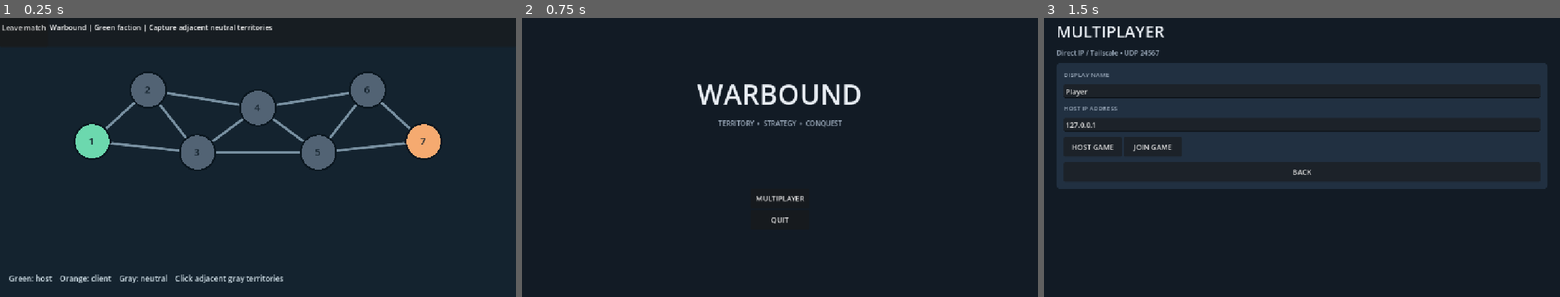
Above: before the commit, frames 1-3 (left to right).
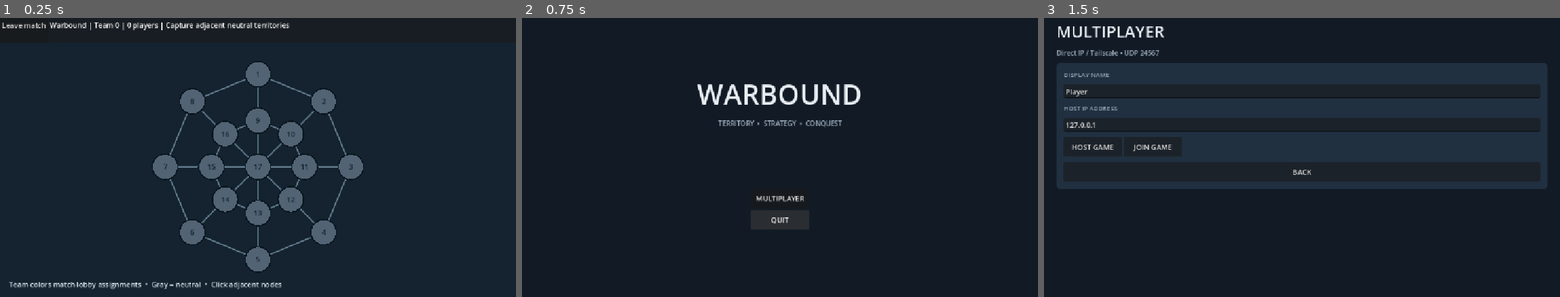
Above: after the commit, the same moments.

Repository: Allumnium/krangblade
Game: Godot game, scene res://scenes/match.tscn
Two runs of this game, one before a commit and one after it. Both use one fixed random seed, a clock stepped at 60 frames per second and the inputs below. This scene is started directly instead of the project's main scene.
Inputs:
- Up to frame 1 (0.25 s): no input
- Up to frame 2 (0.75 s): click "Leave match" at 0.5 s
- Up to frame 3 (1.5 s): click "MULTIPLAYER" at 1.25 s

The runs differ from the first frame. In frame 1, 13% of the frame differs, in the area x 0-86%, y 1-98%; in frame 2, less than 0.1%; in frame 3, nothing differs.

Commit message:
Support up to eight players with flexible teams
* Support 2–8 players and unrestricted team assignments

* Resolve match session dynamically for standalone GDScript validation

Diff:
--- a/project.godot
+++ b/project.godot
@@ -7,6 +7,9 @@
 config/features=PackedStringArray("4.7", "GL Compatibility")
 config/description="A multiplayer territory-control RTS prototype."
 
+[autoload]
+MatchSession="*res://scripts/match_session.gd"
+
 [display]
 window/size/viewport_width=1152
 window/size/viewport_height=648
--- /dev/null
+++ b/scripts/lobby_rules.gd
@@ -0,0 +1,36 @@
+extends RefCounted
+# Pure, headless-testable rules. Team numbers are independent of player slots.
+const MAX_PLAYERS: int = 8
+const MAP_NODE_COUNT: int = 17
+
+static func valid_team(team: int) -> bool:
+    return team >= 1 and team <= MAX_PLAYERS
+
+static func ordered_peers(players: Dictionary) -> Array[int]:
+    var ids: Array[int] = []
+    for key in players.keys():
+        ids.append(int(key))
+    ids.sort()
+    return ids
+
+static func can_start(players: Dictionary) -> bool:
+    if players.size() < 2 or players.size() > MAX_PLAYERS or not players.has(1):
+        return false
+    for entry in players.values():
+        if not entry is Dictionary:
+            return false
+        if not bool(entry.get("ready", false)):
+            return false
+        if not valid_team(int(entry.get("team", 0))):
+            return false
+    return true
+
+static func starting_owners(players: Dictionary) -> Array[int]:
+    var owners: Array[int] = []
+    owners.resize(MAP_NODE_COUNT)
+    owners.fill(0)
+    var peers: Array[int] = ordered_peers(players)
+    for seat in range(mini(peers.size(), MAX_PLAYERS)):
+        var entry: Dictionary = players[peers[seat]]
+        owners[seat] = int(entry.get("team", 0))
+    return owners
--- a/scripts/main.gd
+++ b/scripts/main.gd
@@ -1,7 +1,8 @@
 extends Control
 
 const PORT: int = 24567
-const MAX_PLAYERS: int = 2
+const MAX_PLAYERS: int = 8
+const RULES = preload("res://scripts/lobby_rules.gd")
 const MAX_CHAT: int = 250
 const BACKGROUND := Color("#121b25")
 const PANEL := Color("#213041")
@@ -133,10 +134,10 @@
         _multiplayer_menu()
         return
     multiplayer.multiplayer_peer = peer
-    players = {1: {"name": player_name, "ready": true}}
+    players = {1: {"name": player_name, "ready": true, "team": 1}}
     history.clear()
     last_message.clear()
-    status = "Waiting for a player."
+    status = "Waiting for players."
     _lobby()
 
 func _join() -> void:
@@ -183,7 +184,7 @@
     info.add_spacer(false)
     info.add_child(_text("MATCH SETTINGS", 23))
     info.add_child(_text("Territory Control • Prototype Map", 16, MUTED))
-    info.add_child(_text("2 player slots", 16, MUTED))
+    info.add_child(_text("2–8 players • 1–8 teams • Any arrangement", 15, MUTED))
     ready_button = _button("READY", _toggle_ready)
     info.add_child(ready_button)
     start_button = _button("START MATCH", _start)
@@ -215,13 +216,30 @@
     for child in roster.get_children():
         roster.remove_child(child)
         child.queue_free()
-    for id in players.keys():
+    for id in RULES.ordered_peers(players):
         var data: Dictionary = players[id]
-        var role: String = "HOST" if int(id) == 1 else "GUEST"
+        var role: String = "HOST" if id == 1 else "GUEST"
         var state: String = "READY" if bool(data.get("ready", false)) else "NOT READY"
-        roster.add_child(_text("%s  •  %s  •  %s" % [str(data.get("name", "Player")), role, state], 16))
-    for slot in range(MAX_PLAYERS - players.size()):
-        roster.add_child(_text("EMPTY SLOT", 16, MUTED))
+        var row := HBoxContainer.new()
+        row.add_theme_constant_override("separation", 8)
+        roster.add_child(row)
+        var title := _text("%s  •  %s" % [str(data.get("name", "Player")), role], 15)
+        title.size_flags_horizontal = Control.SIZE_EXPAND_FILL
+        title.clip_text = true
+        row.add_child(title)
+        var selector := OptionButton.new()
+        selector.custom_minimum_size.x = 96
+        for team in range(1, MAX_PLAYERS + 1):
+            selector.add_item("Team %d" % team)
+        selector.select(clampi(int(data.get("team", 1)) - 1, 0, MAX_PLAYERS - 1))
+        selector.disabled = connecting or (not multiplayer.is_server() and id != multiplayer.get_unique_id())
+        selector.item_selected.connect(_team_selected.bind(id))
+        row.add_child(selector)
+        var flag := _text(state, 12, MUTED)
+        flag.custom_minimum_size.x = 80
+        row.add_child(flag)
+    for _slot in range(MAX_PLAYERS - players.size()):
+        roster.add_child(_text("EMPTY SLOT", 14, MUTED))
     status_label.text = status
     ready_button.visible = not multiplayer.is_server() and not connecting
     var self_data: Dictionary = players.get(multiplayer.get_unique_id(), {})
@@ -239,12 +257,41 @@
         chat_log.add_text(str(item.get("text", "")) + "\n")
 
 func _can_start() -> bool:
-    if not multiplayer.is_server() or players.size() != MAX_PLAYERS:
-        return false
-    for data in players.values():
-        if not bool(data.get("ready", false)):
-            return false
-    return true
+    return multiplayer.is_server() and RULES.can_start(players)
+
+func _team_selected(index: int, id: int) -> void:
+    var team: int = index + 1
+    if not RULES.valid_team(team):
+        return
+    if multiplayer.is_server():
+        _change_team(id, team)
+    elif not connecting and id == multiplayer.get_unique_id():
+        _request_team.rpc_id(1, team)
+
+@rpc("any_peer", "call_remote", "reliable")
+func _request_team(team: int) -> void:
+    if not multiplayer.is_server():
+        return
+    var sender: int = multiplayer.get_remote_sender_id()
+    _change_team(sender, team)
+
+func _change_team(id: int, team: int) -> void:
+    if not multiplayer.is_server() or not players.has(id) or not RULES.valid_team(team):
+        return
+    var data: Dictionary = players[id]
+    if int(data.get("team", 1)) == team:
+        return
+    data["team"] = team
+    players[id] = data
+    # Any team change invalidates previous ready confirmations.
+    for peer_id in players.keys():
+        if int(peer_id) == 1:
+            continue
+        var entry: Dictionary = players[peer_id]
+        entry["ready"] = false
+        players[peer_id] = entry
+    status = "Teams changed. Players must ready up again."
+    _broadcast_roster()
 
 func _connected() -> void:
     connecting = false
@@ -279,6 +326,7 @@
     players.clear()
     history.clear()
     last_message.clear()
+    get_node("/root/MatchSession").call("clear_roster")
 
 func _leave() -> void:
     _disconnect()
@@ -295,7 +343,13 @@
     var clean: String = wanted_name.replace("\n", " ").replace("\r", " ").strip_edges().substr(0, 24)
     if clean.is_empty():
         clean = "Player"
-    players[sender] = {"name": clean, "ready": false}
+    var team: int = 1
+    var taken: Array[int] = []
+    for entry in players.values():
+        taken.append(int(entry.get("team", 1)))
+    while taken.has(team):
+        team += 1
+    players[sender] = {"name": clean, "ready": false, "team": team}
     status = "Waiting for all players to be ready."
     _broadcast_roster()
     _sync_history.rpc_id(sender, history)
@@ -308,7 +362,7 @@
 @rpc("authority", "call_remote", "reliable")
 func _receive_roster(value: Dictionary) -> void:
     players = value.duplicate(true)
-    status = "Waiting for all players to be ready."
+    status = "Waiting for players to ready up."
     _refresh()
 
 @rpc("authority", "call_remote", "reliable")
@@ -389,12 +443,14 @@
 
 func _start() -> void:
     if _can_start():
-        _launch.rpc()
-        _enter_match.call_deferred()
+        var snapshot: Dictionary = players.duplicate(true)
+        _launch.rpc(snapshot)
+        _enter_match.call_deferred(snapshot)
 
 @rpc("authority", "call_remote", "reliable")
-func _launch() -> void:
-    _enter_match.call_deferred()
-
-func _enter_match() -> void:
+func _launch(snapshot: Dictionary) -> void:
+    _enter_match.call_deferred(snapshot)
+
+func _enter_match(snapshot: Dictionary) -> void:
+    get_node("/root/MatchSession").set("roster", snapshot.duplicate(true))
     get_tree().change_scene_to_file("res://scenes/match.tscn")
--- a/scripts/match.gd
+++ b/scripts/match.gd
@@ -1,30 +1,38 @@
 extends Control
 
-# Thin vertical slice: the host owns the simulation; clients send capture requests.
-const PORT := 24567
-const RADIUS := 38.0
-const POSITIONS := [
-    Vector2(-370, -70), Vector2(-245, -185), Vector2(-135, -45),
-    Vector2(0, -145), Vector2(135, -45), Vector2(245, -185),
-    Vector2(370, -70)
+# Thin territory prototype: eight spawn slots, up to eight independently
+# assigned teams. The host validates capture requests against the roster.
+const RULES = preload("res://scripts/lobby_rules.gd")
+const RADIUS: float = 27.0
+const TEAM_COLORS := [
+    Color("#526374"), # Neutral
+    Color("#67d4a9"), # 1
+    Color("#f4a46a"), # 2
+    Color("#77aafe"), # 3
+    Color("#ce91ed"), # 4
+    Color("#eed16b"), # 5
+    Color("#f084a6"), # 6
+    Color("#6bcbd4"), # 7
+    Color("#ed7577")  # 8
 ]
-const LINKS := [[0, 1], [0, 2], [1, 2], [1, 3], [2, 3], [2, 4], [3, 4], [3, 5], [4, 5], [4, 6], [5, 6]]
-const COLORS := [Color("#526374"), Color("#6cd8ae"), Color("#f5aa70")]
-var owners: Array[int] = [1, 0, 0, 0, 0, 0, 2]
+
+var owners: Array[int] = []
 var status_label: Label
-var address_field: LineEdit
-var host_button: Button
-var join_button: Button
-var my_faction := 0
+var my_team: int = 0
 
+func _roster() -> Dictionary:
+    return get_node("/root/MatchSession").get("roster") as Dictionary
 
 func _ready() -> void:
-    my_faction = 1 if multiplayer.is_server() else 2
+    var mine: Dictionary = _roster().get(multiplayer.get_unique_id(), {})
+    my_team = int(mine.get("team", 0))
+    owners = RULES.starting_owners(_roster())
+    multiplayer.peer_connected.connect(_reject_late_join)
     multiplayer.peer_disconnected.connect(_on_peer_disconnected)
     multiplayer.server_disconnected.connect(_on_server_disconnected)
     var panel := PanelContainer.new()
     panel.set_anchors_and_offsets_preset(Control.PRESET_TOP_WIDE)
-    panel.offset_bottom = 88
+    panel.offset_bottom = 78
     add_child(panel)
     var row := HBoxContainer.new()
     panel.add_child(row)
@@ -34,22 +42,35 @@
     row.add_child(leave)
     status_label = Label.new()
     row.add_child(status_label)
-    _set_status("Warbound | %s faction | Capture adjacent neutral territories" % ("Green" if my_faction == 1 else "Orange"))
+    _set_status("Warbound | Team %d | %d players | Capture adjacent neutral territories" % [
+        my_team, _roster().size()
+    ])
     queue_redraw()
+
+func _reject_late_join(id: int) -> void:
+    if multiplayer.is_server():
+        var peer := multiplayer.multiplayer_peer as ENetMultiplayerPeer
+        if peer != null:
+            peer.disconnect_peer(id)
 
 func _leave_match() -> void:
     multiplayer.multiplayer_peer = OfflineMultiplayerPeer.new()
+    get_node("/root/MatchSession").call("clear_roster")
     get_tree().change_scene_to_file("res://scenes/main.tscn")
 
-func _on_peer_disconnected(_id: int) -> void:
-    _set_status("Opponent disconnected. Leave match to host again.")
+func _on_peer_disconnected(id: int) -> void:
+    if multiplayer.is_server():
+        _set_status("Player %d disconnected. Existing territory remains." % id)
 
 func _on_server_disconnected() -> void:
     multiplayer.multiplayer_peer = OfflineMultiplayerPeer.new()
+    get_node("/root/MatchSession").call("clear_roster")
     get_tree().call_deferred("change_scene_to_file", "res://scenes/main.tscn")
 
 @rpc("authority", "call_remote", "reliable")
 func _send_snapshot(new_owners: Array[int]) -> void:
+    if new_owners.size() != RULES.MAP_NODE_COUNT:
+        return
     owners = new_owners.duplicate()
     queue_redraw()
 
@@ -57,38 +78,66 @@
 func _request_capture(index: int) -> void:
     if not multiplayer.is_server():
         return
-    var sender := multiplayer.get_remote_sender_id()
-    if multiplayer.get_peers().has(sender):
-        _apply_capture(2, index)
+    var sender: int = multiplayer.get_remote_sender_id()
+    if not multiplayer.get_peers().has(sender):
+        return
+    var data: Dictionary = _roster().get(sender, {})
+    var team: int = int(data.get("team", 0))
+    if RULES.valid_team(team):
+        _apply_capture(team, index)
 
-func _apply_capture(faction: int, index: int) -> void:
-    if index < 0 or index >= owners.size() or owners[index] != 0:
+func _linked(a: int, b: int) -> bool:
+    if a == 16:
+        return b >= 8 and b < 16
+    if b == 16:
+        return a >= 8 and a < 16
+    if a < 8 and b >= 8:
+        return a == b - 8
+    if b < 8 and a >= 8:
+        return b == a - 8
+    if a / 8 != b / 8:
+        return false
+    return (a + 1) % 8 == b % 8 or (b + 1) % 8 == a % 8
+
+func _apply_capture(team: int, index: int) -> void:
+    if not RULES.valid_team(team) or index < 0 or index >= owners.size() or owners[index] != 0:
         return
-    var adjacent := false
-    for link in LINKS:
-        if link[0] == index and owners[link[1]] == faction:
+    var adjacent: bool = false
+    for other in range(owners.size()):
+        if owners[other] == team and _linked(index, other):
             adjacent = true
-        if link[1] == index and owners[link[0]] == faction:
-            adjacent = true
+            break
     if not adjacent:
-        _set_status("Capture a neutral territory adjacent to your own.")
+        _set_status("Capture a neutral territory adjacent to your team's territory.")
         return
-    owners[index] = faction
+    owners[index] = team
     _send_snapshot.rpc(owners)
-    _set_status("Territory %d captured by %s" % [index + 1, "Green" if faction == 1 else "Orange"])
+    _set_status("Territory %d captured by Team %d" % [index + 1, team])
     queue_redraw()
+
+func _positions() -> Array[Vector2]:
+    var result: Array[Vector2] = []
+    var outer_radius: float = minf(size.x * 0.39, size.y * 0.32)
+    var center := Vector2(size.x * 0.50, size.y * 0.55)
+    for ring in range(2):
+        var ring_radius: float = outer_radius if ring == 0 else outer_radius * 0.50
+        for index in range(8):
+            var angle: float = float(index) * TAU / 8.0 - PI * 0.5
+            result.append(center + Vector2.from_angle(angle) * ring_radius)
+    result.append(center)
+    return result
 
 func _unhandled_input(event: InputEvent) -> void:
     if not (event is InputEventMouseButton and event.button_index == MOUSE_BUTTON_LEFT and event.pressed):
         return
-    if my_faction == 0:
+    if not RULES.valid_team(my_team):
         return
-    var point := get_local_mouse_position()
-    var center := Vector2(size.x * 0.5, size.y * 0.57)
-    for index in POSITIONS.size():
-        if point.distance_to(center + POSITIONS[index]) <= RADIUS:
+    var point: Vector2 = get_local_mouse_position()
+    var positions: Array[Vector2] = _positions()
+    for index in range(positions.size()):
+        if point.distance_to(positions[index]) <= RADIUS:
             if multiplayer.is_server():
-                _apply_capture(1, index)
+                _apply_capture(my_team, index)
             else:
                 _request_capture.rpc_id(1, index)
             get_viewport().set_input_as_handled()
@@ -96,16 +145,27 @@
 
 func _draw() -> void:
     draw_rect(Rect2(Vector2.ZERO, size), Color("#14232f"))
-    var center := Vector2(size.x * 0.5, size.y * 0.57)
-    for link in LINKS:
-        draw_line(center + POSITIONS[link[0]], center + POSITIONS[link[1]], Color("#7991a2"), 5.0, true)
-    var font := ThemeDB.fallback_font
-    for index in POSITIONS.size():
-        var point: Vector2 = center + POSITIONS[index]
-        draw_circle(point, RADIUS + 4.0, Color("#0b1720"))
-        draw_circle(point, RADIUS, COLORS[owners[index]])
-        draw_string(font, point + Vector2(-8, 7), str(index + 1), HORIZONTAL_ALIGNMENT_LEFT, -1, 22, Color("#101e28"))
-    draw_string(font, Vector2(20, size.y - 35), "Green: host    Orange: client    Gray: neutral    Click adjacent gray territories", HORIZONTAL_ALIGNMENT_LEFT, -1, 17, Color("#d4e3eb"))
+    var positions: Array[Vector2] = _positions()
+    var link_color := Color("#627c8d")
+    for ring in range(2):
+        for index in range(8):
+            var a: int = ring * 8 + index
+            var b: int = ring * 8 + (index + 1) % 8
+            draw_line(positions[a], positions[b], link_color, 3.0, true)
+    for index in range(8):
+        draw_line(positions[index], positions[8 + index], link_color, 3.0, true)
+        draw_line(positions[8 + index], positions[16], link_color, 3.0, true)
+    var font: Font = ThemeDB.fallback_font
+    for index in range(mini(positions.size(), owners.size())):
+        var point: Vector2 = positions[index]
+        var team: int = owners[index]
+        draw_circle(point, RADIUS + 3.0, Color("#0b1720"))
+        draw_circle(point, RADIUS, TEAM_COLORS[clampi(team, 0, 8)])
+        draw_string(font, point + Vector2(-20, 6), str(index + 1),
+            HORIZONTAL_ALIGNMENT_CENTER, 40, 16, Color("#12212a"))
+    draw_string(font, Vector2(20, size.y - 22),
+        "Team colors match lobby assignments  •  Gray = neutral  •  Click adjacent nodes",
+        HORIZONTAL_ALIGNMENT_LEFT, -1, 16, Color("#d4e3eb"))
 
 func _notification(what: int) -> void:
     if what == NOTIFICATION_RESIZED:
--- /dev/null
+++ b/scripts/match_session.gd
@@ -0,0 +1,6 @@
+extends Node
+# Roster survives scene transitions; every peer receives it in the start RPC.
+var roster: Dictionary = {}
+
+func clear_roster() -> void:
+    roster.clear()
--- /dev/null
+++ b/tests/lobby_rules_test.gd
@@ -0,0 +1,34 @@
+extends SceneTree
+const RULES = preload("res://scripts/lobby_rules.gd")
+
+func _initialize() -> void:
+    assert(not RULES.can_start({1: {"ready": true, "team": 1}}))
+    assert(not RULES.valid_team(0) and not RULES.valid_team(9))
+    assert(RULES.valid_team(1) and RULES.valid_team(8))
+    var cases: Array[Array] = [
+        [1, 1, 1, 1, 1, 1, 1, 1],
+        [1, 2, 3, 4, 5, 6, 7, 8],
+        [1, 2, 2, 2, 2, 2, 2, 2],
+        [1, 1, 2, 2, 3, 3, 3, 3]
+    ]
+    for teams in cases:
+        var players: Dictionary = {}
+        for index in range(teams.size()):
+            players[index + 1] = {"team": teams[index], "ready": true}
+        assert(RULES.can_start(players))
+        var owners: Array[int] = RULES.starting_owners(players)
+        assert(owners.size() == 17)
+        for index in range(8):
+            assert(owners[index] == teams[index])
+        for index in range(8, 17):
+            assert(owners[index] == 0)
+    var two: Dictionary = {1: {"ready": true, "team": 1}, 5: {"ready": true, "team": 1}}
+    assert(RULES.can_start(two))
+    assert(RULES.starting_owners(two)[1] == 1)
+    two[5]["ready"] = false
+    assert(not RULES.can_start(two))
+    two[5]["ready"] = true
+    two[5]["team"] = 9
+    assert(not RULES.can_start(two))
+    print("PASS: 2–8 players, arbitrary team assignments and starting territories")
+    quit(0)
